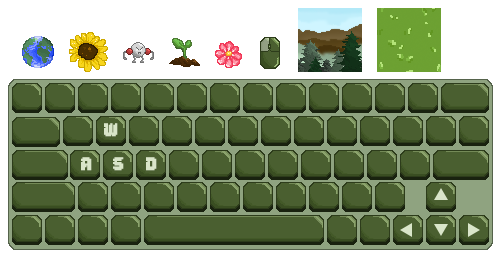
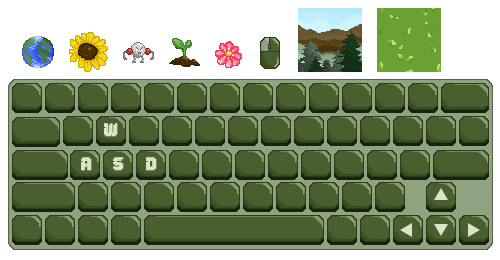
Before/after of a 500x260 layered artwork. What changed in the layer stack:
painted on "MountainTileLayer" over [298, 24, 317, 34]
